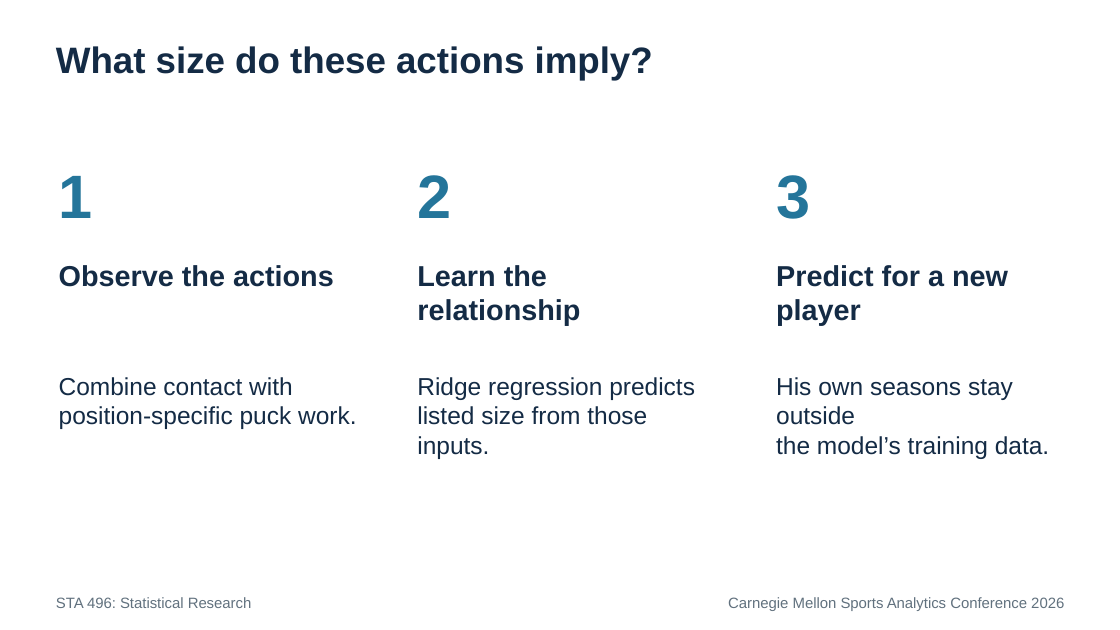
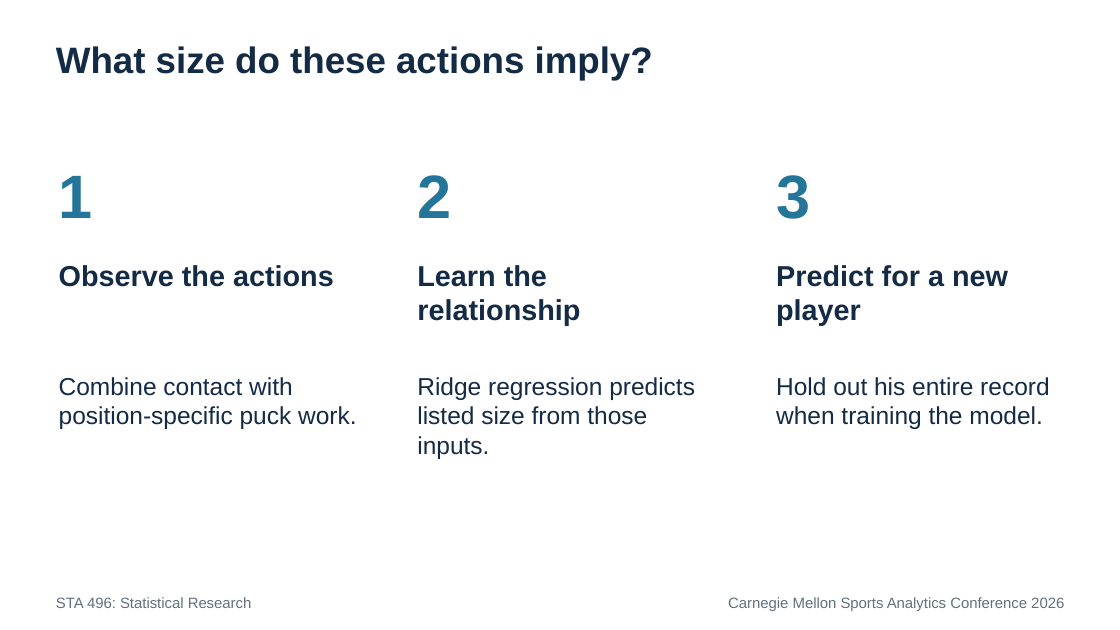
Before and after one commit to RentoSaijo/CSAx_STA496, a slide deck: slide 14 of reports/presentation.pptx. Drawn at 1120x630 pixels with LibreOffice and Linux fonts; fonts in the diff are those of the drawing. Boxes give left, top, right and bottom in pixels: in the first picture for what was removed or moved away, otherwise in the second. Text is boxed around its words. In the diff, an @@ line names an element or a change of style, - is before the commit and + after.

```diff
--- a/reports/presentation.pptx
+++ b/reports/presentation.pptx
@@ text at box(776, 377, 1049, 429): text changed @@
-His own seasons stay outside
-the model’s training data.
+Hold out his entire record
+when training the model.
```
Also in this commit, not shown: 6 other slides changed.
